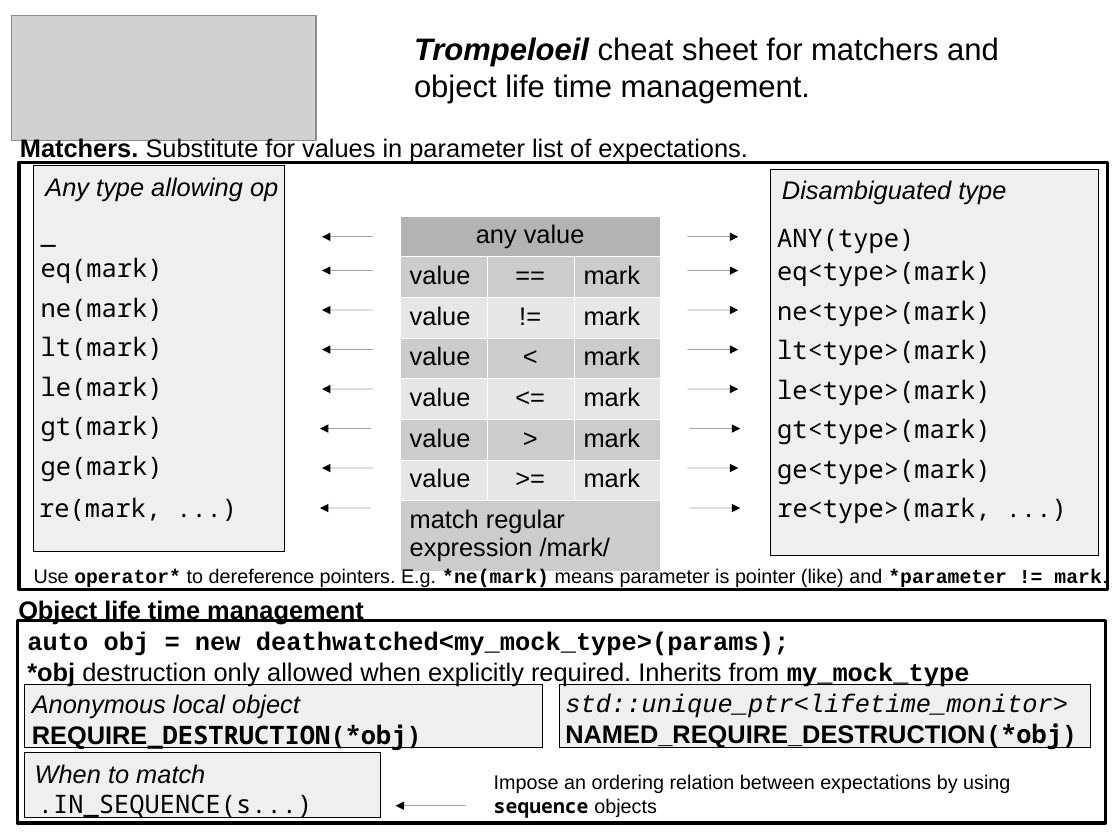
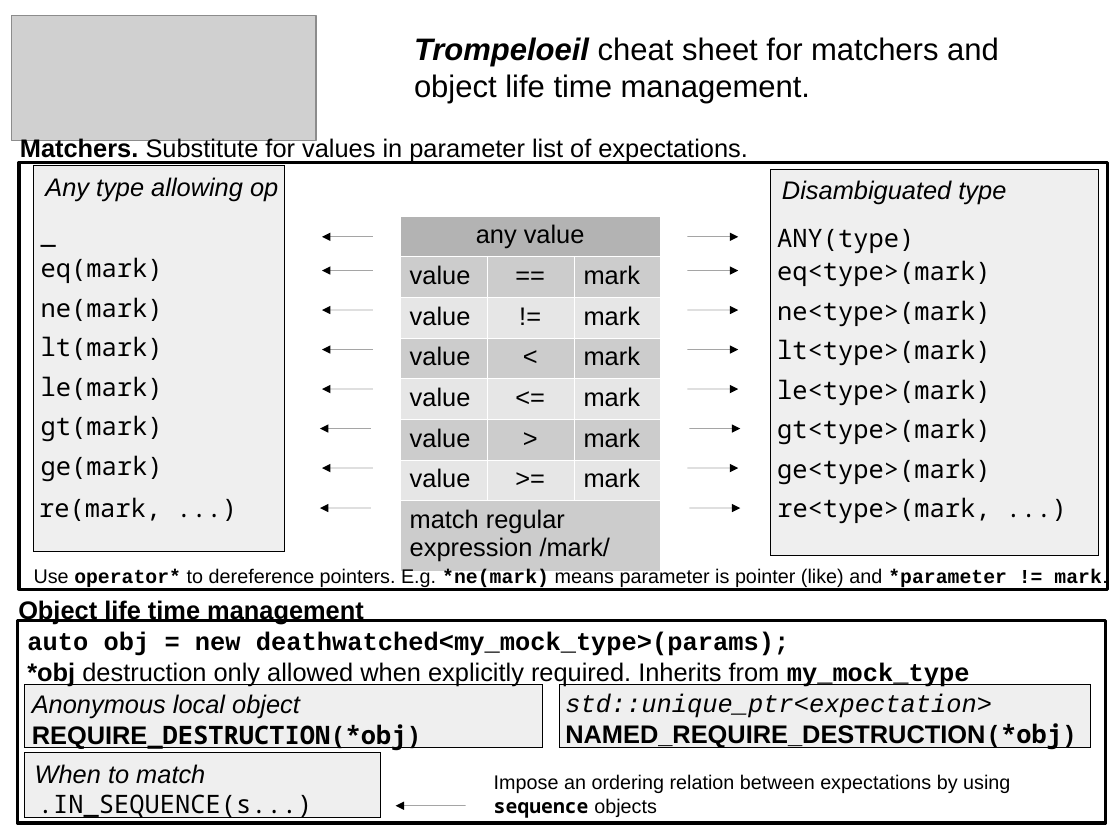
Before and after one commit to rollbear/trompeloeil, a slide deck: slide 2 of docs/trompeloeil_cheat_sheet.odp. Drawn at 1120x840 pixels with LibreOffice and Linux fonts; fonts in the diff are those of the drawing; grey boxes stand for pictures. Boxes give left, top, right and bottom in pixels: in the first picture for what was removed or moved away, otherwise in the second. Text is boxed around its words. In the diff, an @@ line names an element or a change of style, - is before the commit and + after.

Commit message:
Make lifetime_monitor a subtype of expectation

```diff
--- a/docs/trompeloeil_cheat_sheet.odp
+++ b/docs/trompeloeil_cheat_sheet.odp
@@ text at (x1=565, y1=693, x2=1077, y2=748): text changed; bold on; italic off @@
-std::unique_ptr<lifetime_monitor>
-NAMED_REQUIRE_DESTRUCTION(*obj)
+std::unique_ptr<expectation>
+NAMED_REQUIRE_DESTRUCTION(*obj)
```
Also in this commit, not shown: 5 other files.
